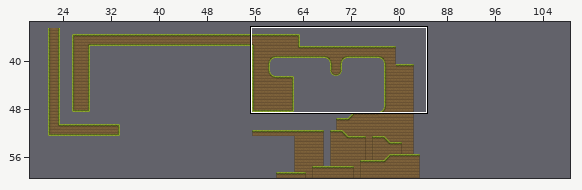
One commit to this Tiled map: tiled/Level1.tmx. The picture above shows the old version from afar; the outline marks the close-up.
Close-up. Earlier state:
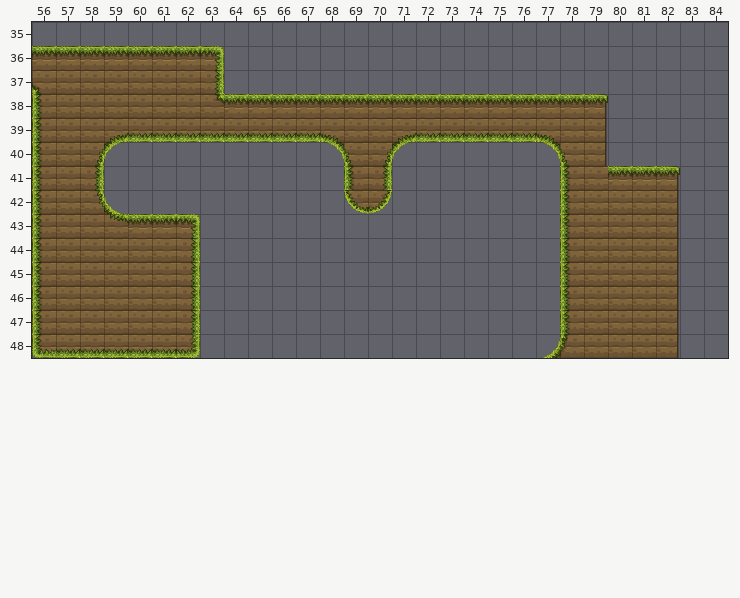
Cells are 32x32 px. Shown: x 56..84, y 35..48. The commit also changed other parts of the map, which this record leaves out.
After:
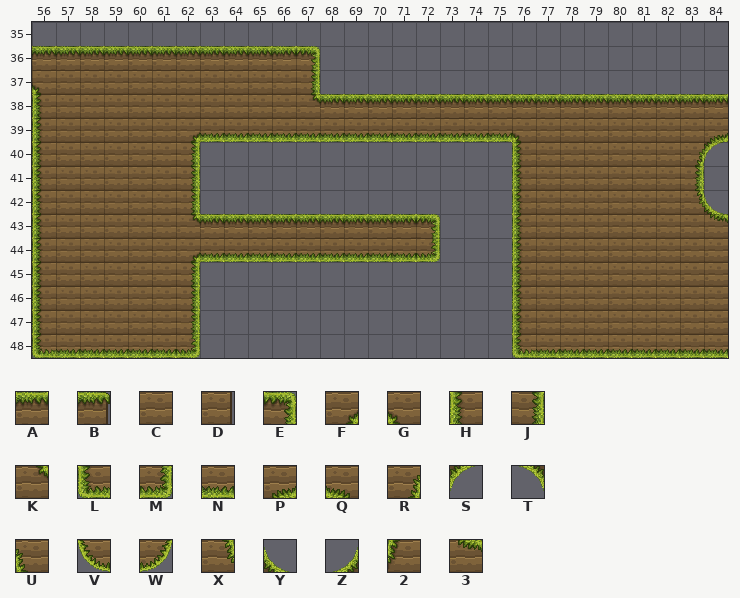
Key: from "Grass Tiles": A 1, B 2, C 10, D 11, E 19, F 21, G 22, H 27, J 28, K 30, L 36, M 37, N 40, P 46, Q 47, R 54, S 55, T 56, U 57, V 59, W 60, X 63, Y 64, Z 65, 2 66, 3 73.
_ is an empty cell.
Diff:
Layer "Tile Layer 1":
y 36: x 63..67 E____ -> AAAAE
y 37: x 63..67 J____ -> CCCCJ
y 38: x 63..67 KAAAA -> CCCCK; x 79..84 B_____ -> AAAAAA
y 39: x 59..62 PNNN -> CCCF; x 68..71 QCCP -> NNNN; x 76..77 NQ -> GC; x 79..84 D_____ -> CCCCCP
y 40: x 58..62 RS___ -> CCCCJ; x 68..71 TURS -> ____; x 76..84 _TUD_____ -> HCCCCCCRS
y 41: x 58..62 J____ -> CCCCJ; x 69..70 HJ -> __; x 76..78 __H -> HCC; x 80..83 AAB_ -> CCCJ
y 42: x 58..62 XY___ -> CCCCJ; x 69..70 VW -> __; x 76..78 __H -> HCC; x 82..84 D__ -> CXY
y 43: x 59..72 3AAE__________ -> CCCKAAAAAAAAAE; x 76..78 __H -> HCC; x 82..84 D__ -> CC3
y 44: x 62..72 J__________ -> FNNNNNNNNNM; x 76..78 __H -> HCC; x 82..84 D__ -> CCC
y 45..47: x 76..78 __H -> HCC; x 82..84 D__ -> CCC
y 48: x 76..84 _Z2CCCD__ -> LNNNNNNNN
Where, in picture pixels (left, top, right, bottom), the same in both close-ups:
changed: (80, 46, 440, 262)
changed: (512, 94, 728, 358)
